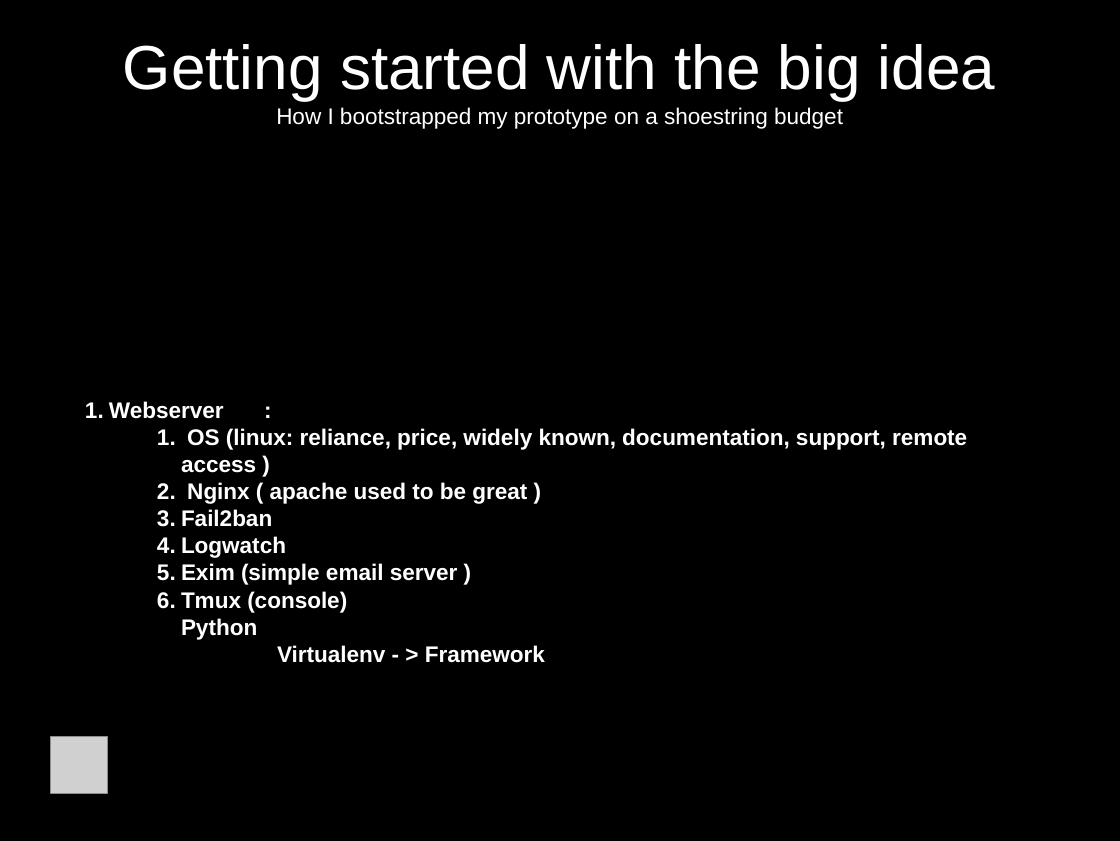
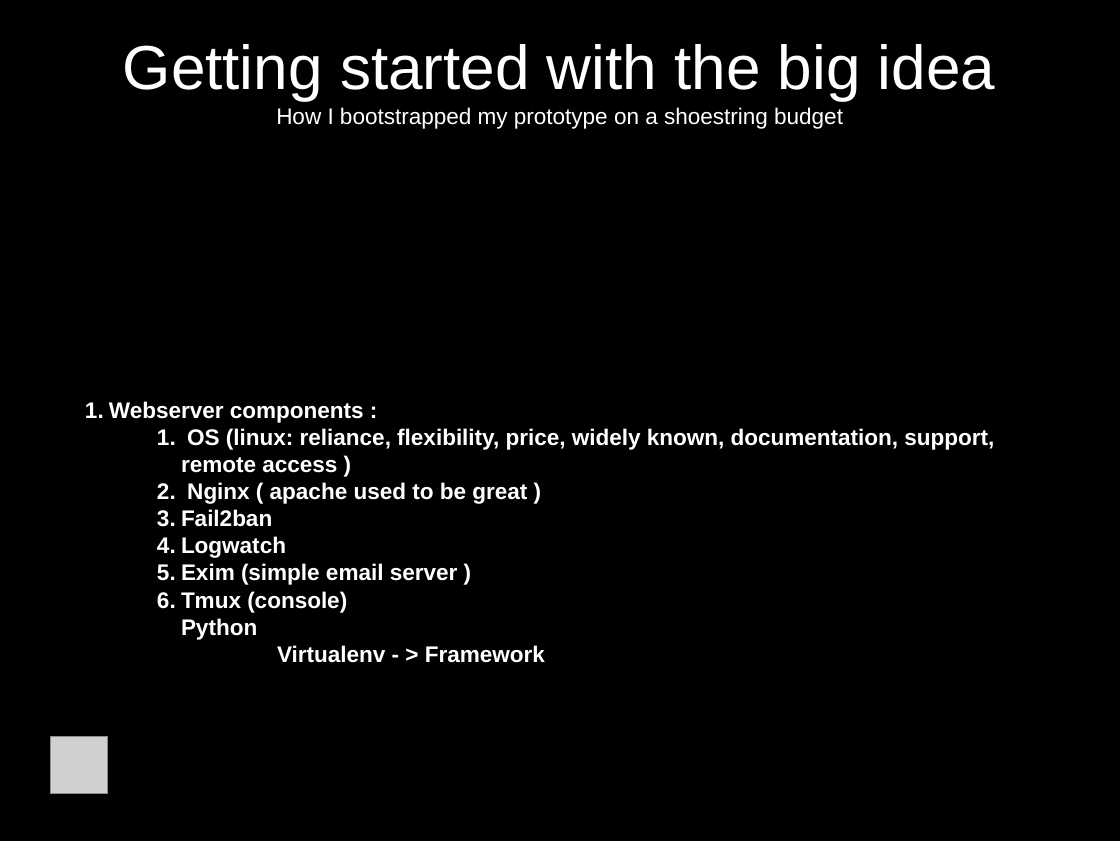
Before and after one commit to jcda/django-mvp-install-script, a slide deck: slide 8 of MVP-presentation-BD-Meetup.odp (slide 7 before the commit). Drawn at 1120x841 pixels with LibreOffice and Linux fonts; fonts in the diff are those of the drawing; grey boxes stand for pictures. Boxes give left, top, right and bottom in pixels: in the first picture for what was removed or moved away, otherwise in the second. Text is boxed around its words. In the diff, an @@ line names an element or a change of style, - is before the commit and + after.

```diff
--- a/MVP-presentation-BD-Meetup.odp
+++ b/MVP-presentation-BD-Meetup.odp
@@ subtitle at bbox=[109, 401, 994, 473]: text changed @@
-  1. Webserver :
-        1. OS (linux: reliance, price, widely known, documentation, support, remote access )
+  1. Webserver components :
+        1. OS (linux: reliance, flexibility, price, widely known, documentation, support, remote access )
```
Also in this commit, not shown: 11 other slides changed, 3 slides added, 2 other files.
